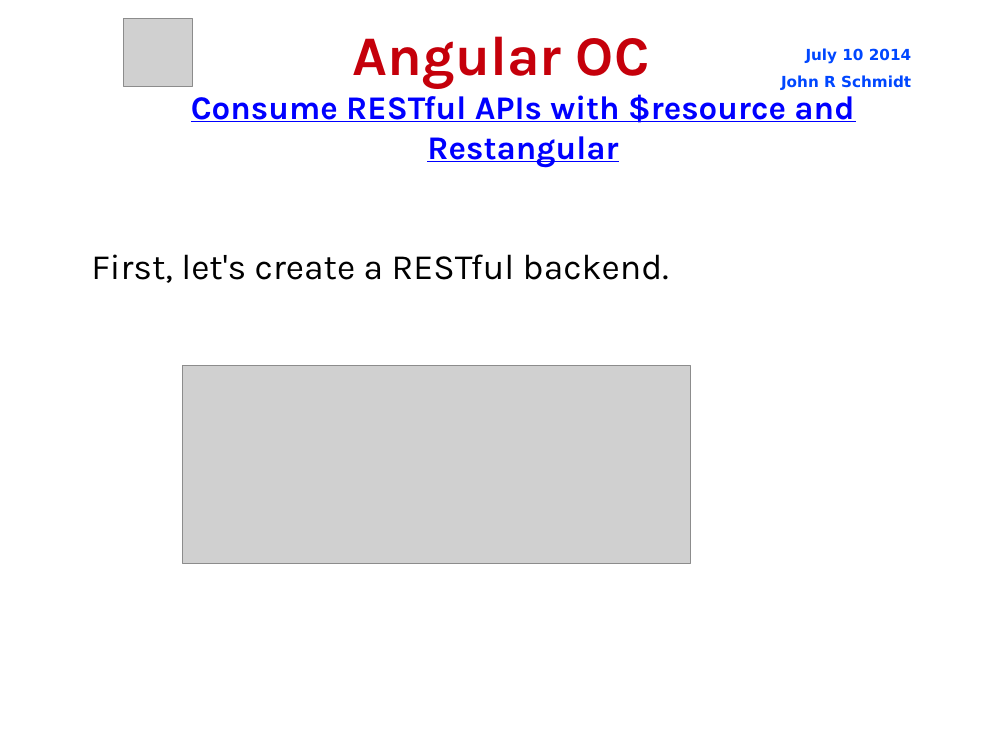
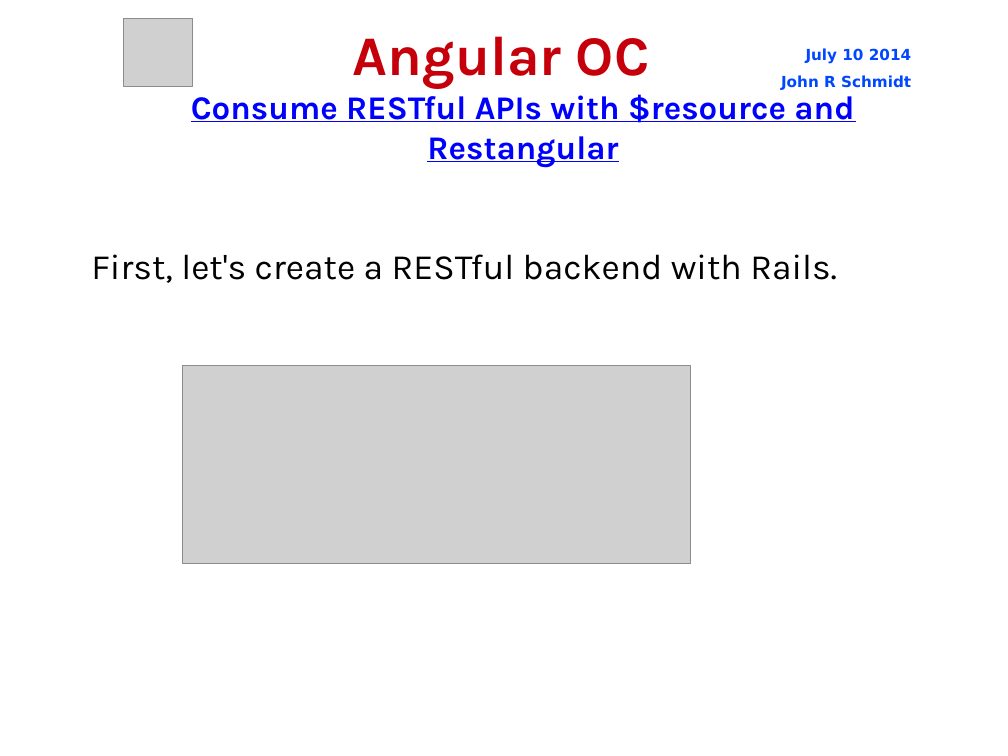
Before and after one commit to jrschmidt/fifa-angular-rest-demo, a slide deck: slide 10 of fifa.odp. Drawn at 1008x756 pixels with LibreOffice and Linux fonts; fonts in the diff are those of the drawing; grey boxes stand for pictures; background and template pictures are left out. Boxes give left, top, right and bottom in pixels: in the first picture for what was removed or moved away, otherwise in the second. Text is boxed around its words. In the diff, an @@ line names an element or a change of style, - is before the commit and + after.

```diff
--- a/fifa.odp
+++ b/fifa.odp
@@ subtitle at [91,254,837,283]: text changed @@
-First, let's create a RESTful backend.
+First, let's create a RESTful backend with Rails.
```
Also in this commit, not shown: 3 other slides changed.
